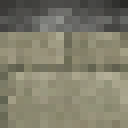
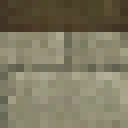
Comparing the layer stacks of the two 128 × 128 images. Changes:
added layer "Layer 6" above "Layer 3" over (0, 0, 128, 32)
added layer "Layer 3" above "Layer 0" over (0, 0, 128, 32)
